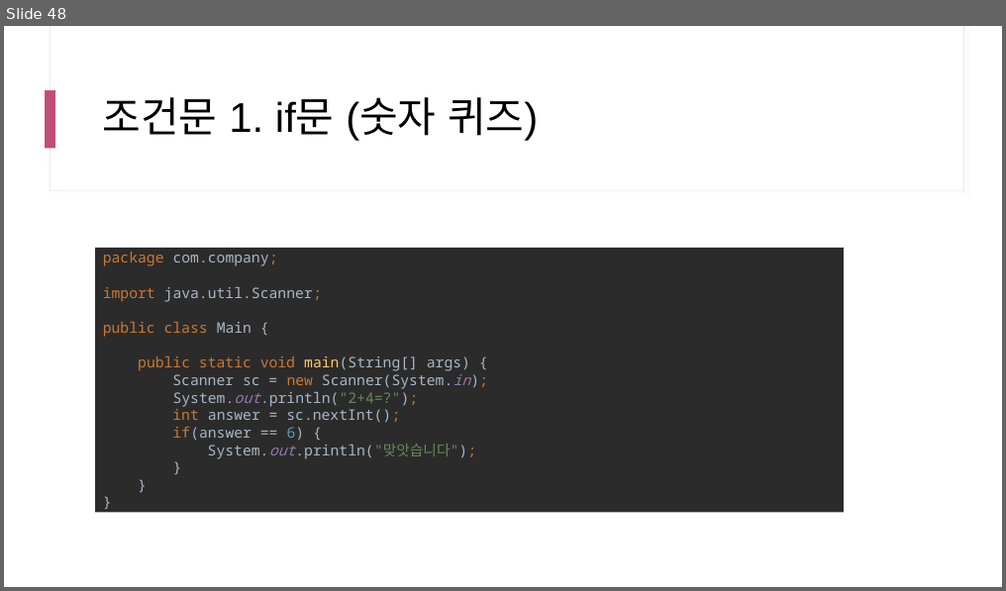
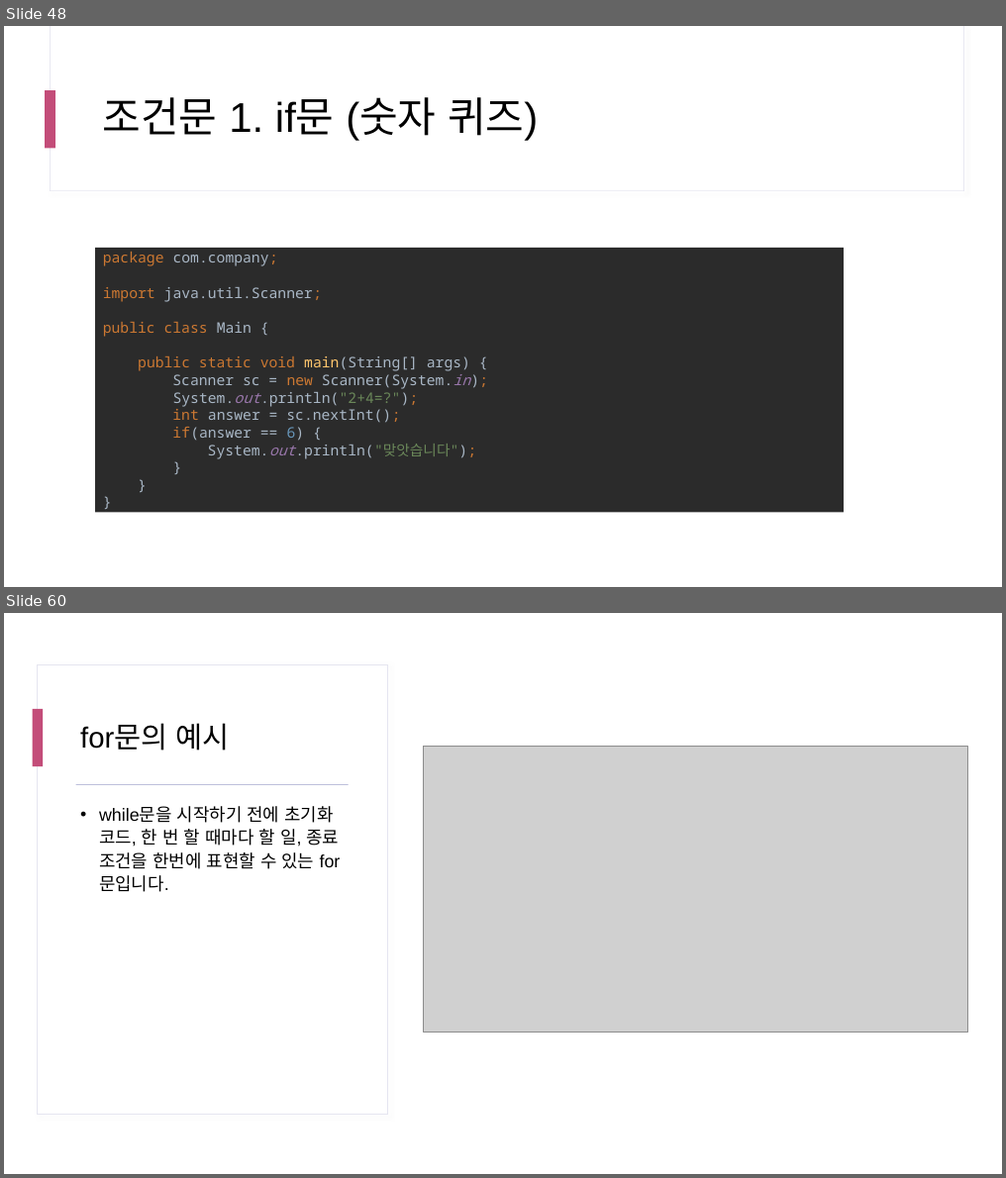
Before and after one commit to yhs0602/SPLIT_lecture_examples, a slide deck: docs/SPLIT 17차 Java.pptx. Shown one above the other, each under a label of ours: slide 48 before the commit, slides 48 and 60 after it; the slides between them are not shown. The pictures are 1006x591 and 1006x1178 pixels, drawn with LibreOffice and Linux fonts; fonts in the diff are those of the drawing; grey boxes stand for pictures. Boxes give left, top, right and bottom in pixels: in the first picture for what was removed or moved away, otherwise in the second. Text is boxed around its words. In the diff, an @@ line names an element or a change of style, - is before the commit and + after.

```diff
--- a/docs/SPLIT 17차 Java.pptx
+++ b/docs/SPLIT 17차 Java.pptx
@@ slide 60 added at <box>4,613,1002,1174</box>, background #FFFFFF; not listed: 2 template elements that a slide beside it also shows @@
@@ rectangle added at <box>4,613,1002,1174</box>, fill #FFFFFF @@
@@ rectangle added at <box>38,664,388,1115</box>, fill #FFFFFF, outline #E5E5F0 0.75 pt @@
@@ rectangle added at <box>33,709,43,766</box>, fill #C34D79 @@
@@ title added at <box>80,723,230,751</box>, 28 pt, text #000000 @@
+for문의 예시
@@ picture added at <box>423,747,968,1032</box> @@
@@ rectangle added at <box>76,784,349,785</box>, fill #BDBFDB @@
@@ text added at <box>99,806,340,869</box>, 17 pt, text #000000 @@
+• while문을 시작하기 전에 초기화 코드, 한 번 할 때마다 할 일, 종료 조건을 한번에 표현할 수 있는 for문입니다.
```
Also in this commit, not shown: 2 slides changed, 30 other slides added.
